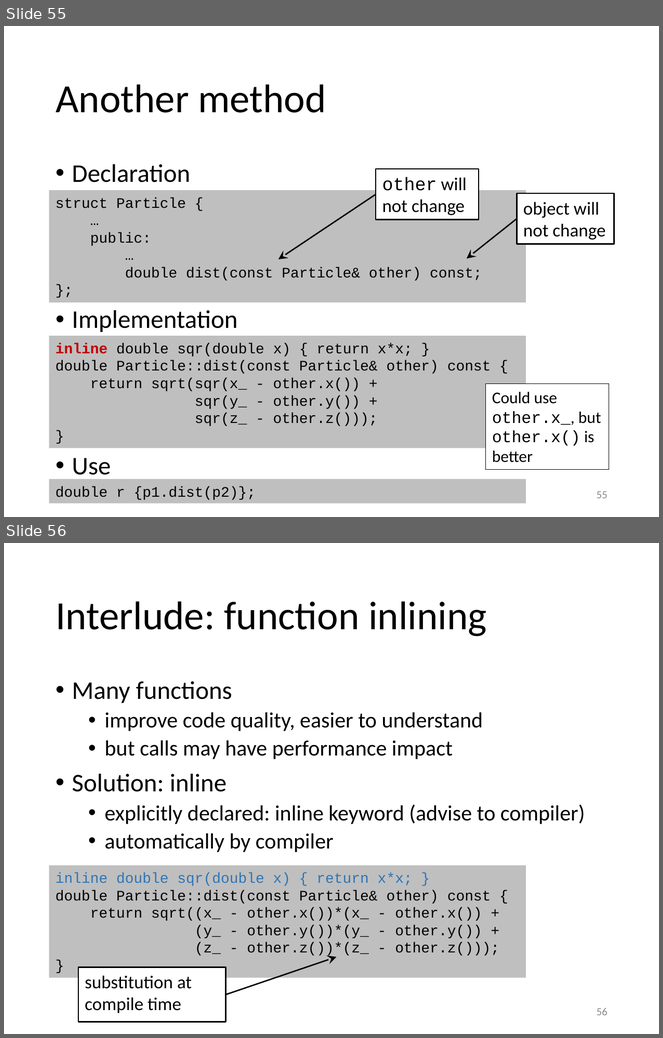
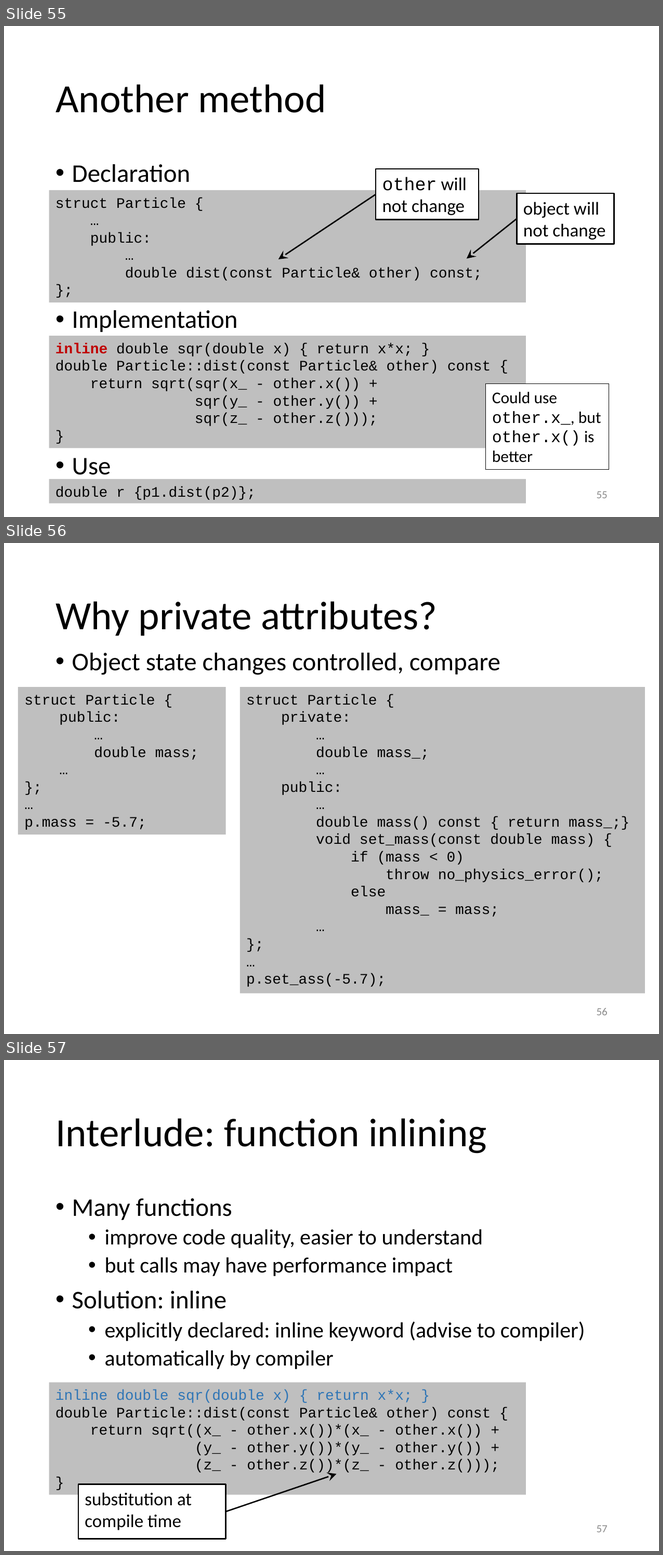
Before and after one commit to gjbex/Scientific-C-plus-plus, a slide deck: scientific_cpp.pptx. Shown one above the other, each under a label of ours: slides 55 and 56 before the commit, slides 55, 56 and 57 after it. The pictures are 663x1038 and 663x1555 pixels, drawn with LibreOffice and Linux fonts; fonts in the diff are those of the drawing. Boxes give left, top, right and bottom in pixels: in the first picture for what was removed or moved away, otherwise in the second. Text is boxed around its words. In the diff, an @@ line names an element or a change of style, - is before the commit and + after.

Commit message:
Add slide to motivate private attributes

```diff
--- a/scientific_cpp.pptx
+++ b/scientific_cpp.pptx
@@ slide 56 added at (4,543,659,1034), background #FFFFFF @@
@@ title added at (55,601,437,636), 44 pt, text #000000 @@
+Why private attributes?
@@ text added at (72,653,501,675), 28 pt, text #000000 @@
+• Object state changes controlled, compare
@@ rectangle added at (18,687,226,835), fill #BFBFBF, 16 pt, text #000000 @@
+struct Particle {
+public:
+…
+double mass;
+…
+};
+…
+p.mass = -5.7;
@@ rectangle added at (240,687,645,994), fill #BFBFBF, 16 pt, text #000000 @@
+struct Particle {
+private:
+…
+double mass_;
+…
+public:
+…
+double mass() const { return mass_;}
+void set_mass(const double mass) {
+if (mass < 0)
+throw no_physics_error();
+else
+mass_ = mass;
+…
+};
+…
+p.set_ass(-5.7);
@@ page number added at (597,1008,608,1016), 12 pt, text #8C8C8C @@
+56
@@ what was slide 56 is now slide 57 @@
@@ page number at (597,1525,608,1533): text changed @@
-56
+57
```
